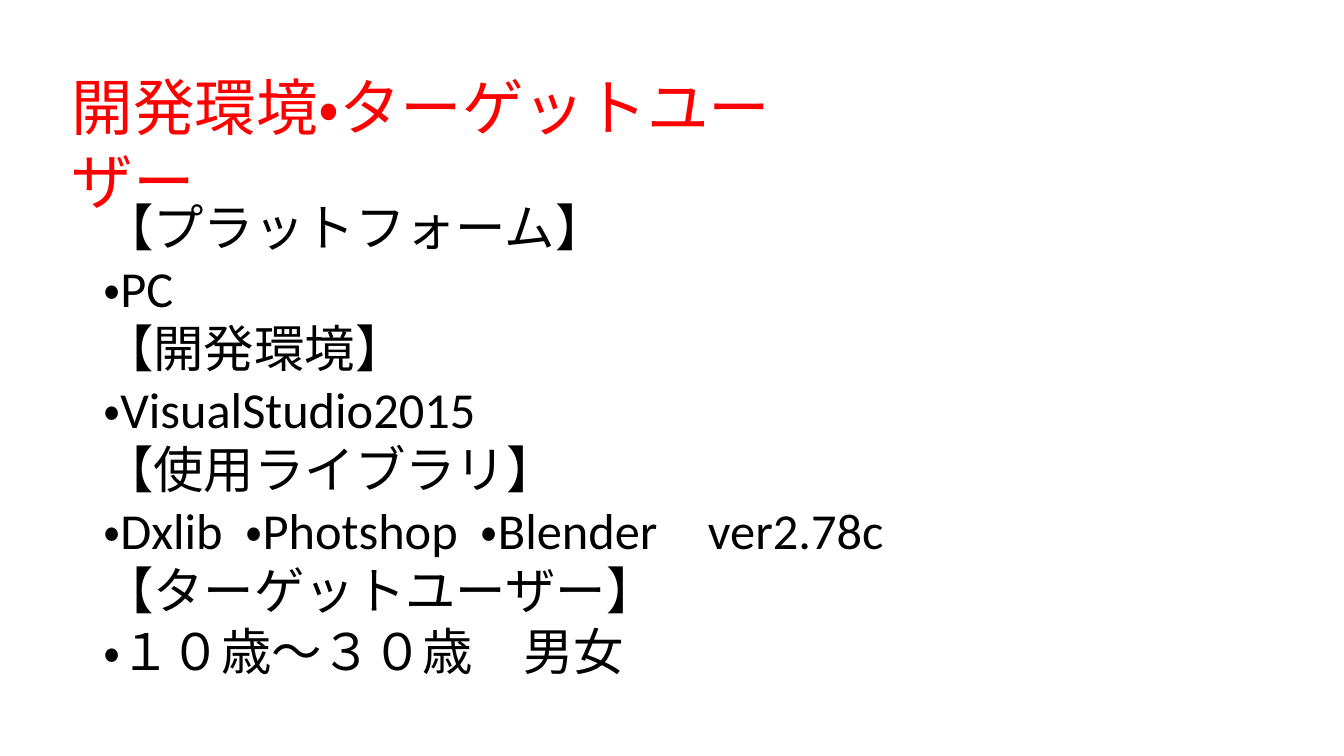
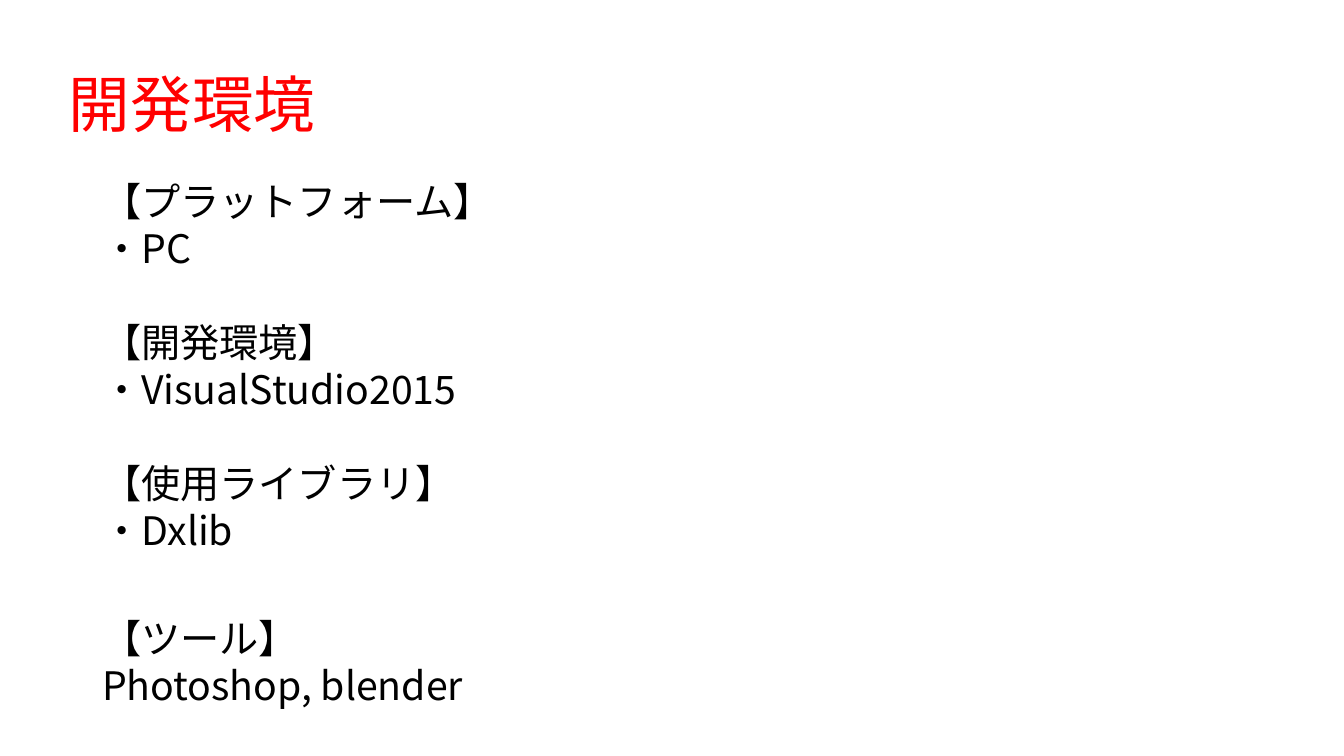
Before and after one commit to 1601323/Gameproject, a slide deck: slide 3 of ヴィリレオン.pptx. Drawn at 1344x756 pixels with LibreOffice and Linux fonts; fonts in the diff are those of the drawing. Boxes give left, top, right and bottom in pixels: in the first picture for what was removed or moved away, otherwise in the second. Text is boxed around its words. In the diff, an @@ line names an element or a change of style, - is before the commit and + after.

```diff
--- a/ヴィリレオン.pptx
+++ b/ヴィリレオン.pptx
@@ text at bbox=[69, 75, 315, 132]: text changed; font Calibri to Noto Sans CJK JP @@
-開発環境・ターゲットユーザー
+開発環境
@@ text "【プラットフォーム】": place and size @@
-text "【プラットフォーム】" at bbox=[103, 195, 658, 674]
+text "【プラットフォーム】" at bbox=[102, 182, 492, 709]
@@ text at bbox=[102, 182, 492, 502]: size 36 to 28 pt, font Calibri to Noto Sans CJK JP in "【プラットフォーム】", "・PC", "【開発環境】", "・VisualStudio2015" and 1 more places @@
@@ text at bbox=[102, 513, 463, 709]: text changed; size 36 to 28 pt; font Calibri to Noto Sans CJK JP @@
-・Dxlib ・Photshop ・Blender ver2.78c
-【ターゲットユーザー】
-・１０歳～３０歳 男女
+・Dxlib
+【ツール】
+Photoshop, blender
```
Also in this commit, not shown: 3 other slides changed, 5 slides added, 1 slide removed.
